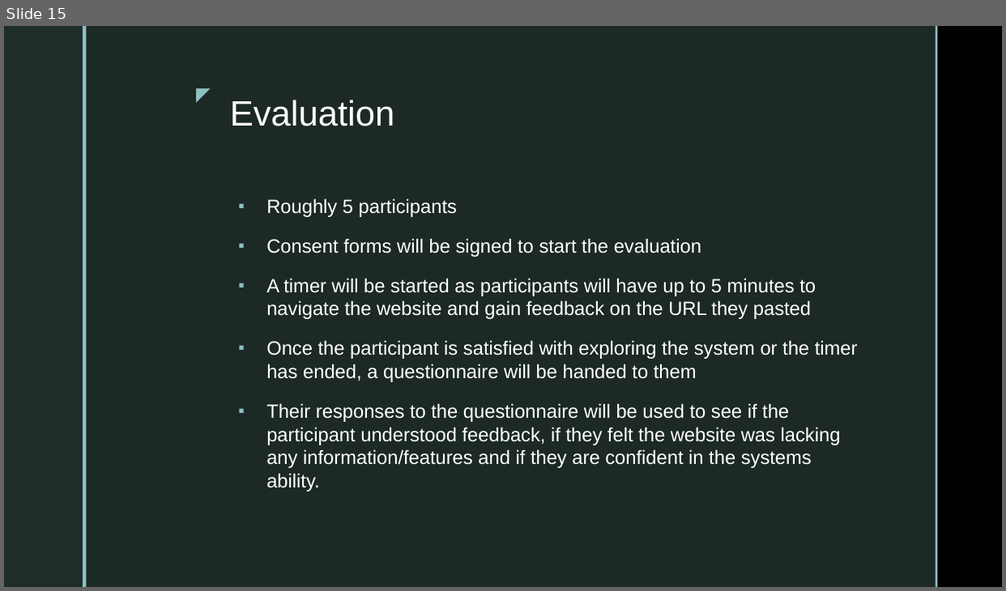
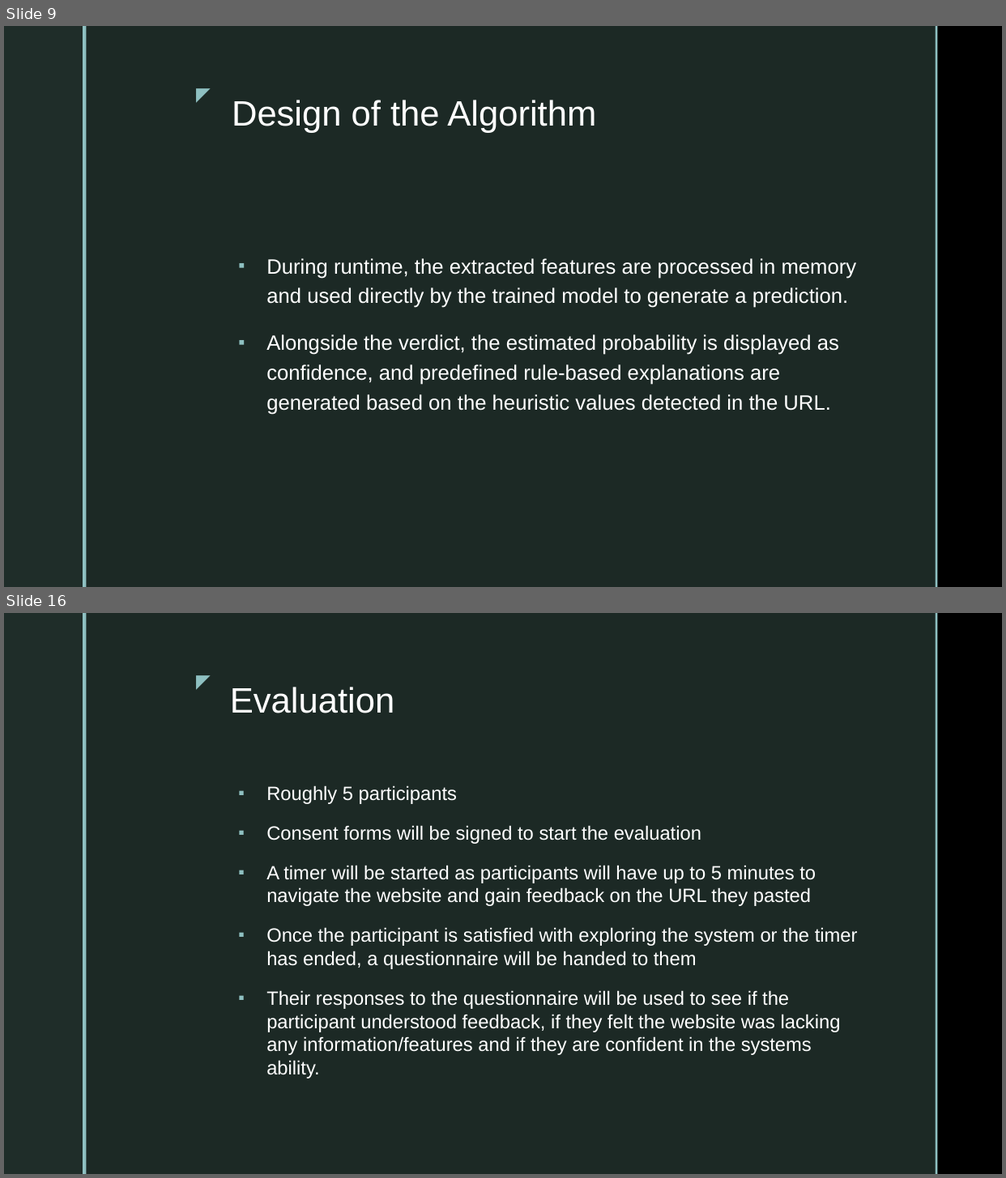
Before and after one commit to 0Meraj/My-Projects, a slide deck: Documents for the project/Presentation.pptx. Shown one above the other, each under a label of ours: slide 15 before the commit, slides 9 and 16 after it; the slides between them are not shown. The pictures are 1006x591 and 1006x1178 pixels, drawn with LibreOffice and Linux fonts; fonts in the diff are those of the drawing; background and template pictures are left out. Boxes give left, top, right and bottom in pixels: in the first picture for what was removed or moved away, otherwise in the second. Text is boxed around its words. In the diff, an @@ line names an element or a change of style, - is before the commit and + after.

```diff
--- a/Documents for the project/Presentation.pptx
+++ b/Documents for the project/Presentation.pptx
@@ slide 9 added at <box>4,26,1002,587</box>, background picture (left out); not listed: 5 template elements that a slide beside it also shows @@
@@ title added at <box>232,100,596,133</box>, 34 pt, text #FFFFFF @@
+Design of the Algorithm
@@ text added at <box>266,258,857,415</box>, 20 pt, text #FFFFFF @@
+▪ During runtime, the extracted features are processed in memory and used directly by the trained model to generate a prediction.
+▪ Alongside the verdict, the estimated probability is displayed as confidence, and predefined rule-based explanations are generated based on the heuristic values detected in the URL.
@@ what was slide 15 is now slide 16 @@
```
Also in this commit, not shown: 13 slides changed, 14 other files.
